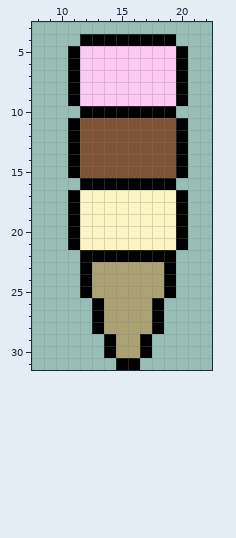
One commit to this pixel-art sprite: icon.png. Above: the version before the commit.
Shown: x 8..22, y 3..31.
After:
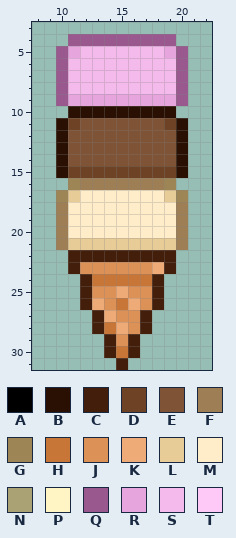
Palette (. is transparent): A #000000  B #291003  C #431e0a  D #6e4325  E #7f5335  F #9e7f55  G #9e8555  H #c77638  J #dc9157  K #eeab78  L #e8cc97  M #ffedca  N #aaa174  P #fff4c4  Q #99598f  R #e6a5dc  S #f5baec  T #ffc9f7
Diff:
file 128x128 -> 32x32 pixels (blocks of 4x4 -> 1x1; one block is one cell here)
@@ x 8..22 @@
  3 ...............
- 4 ....AAAAAAAA...
- 5 ...ATTTTTTTTA..
- 6 ...ATTTTTTTTA..
- 7 ...ATTTTTTTTA..
- 8 ...ATTTTTTTTA..
- 9 ...ATTTTTTTTA..
-10 ....AAAAAAAA...
-11 ...AEEEEEEEEA..
-12 ...AEEEEEEEEA..
-13 ...AEEEEEEEEA..
-14 ...AEEEEEEEEA..
-15 ...AEEEEEEEEA..
-16 ....AAAAAAAA...
-17 ...APPPPPPPPA..
-18 ...APPPPPPPPA..
-19 ...APPPPPPPPA..
-20 ...APPPPPPPPA..
-21 ...APPPPPPPPA..
-22 ....AAAAAAAA...
-23 ....ANNNNNNA...
-24 ....ANNNNNNA...
-25 ....ANNNNNNA...
-26 .....ANNNNA....
-27 .....ANNNNA....
-28 .....ANNNNA....
-29 ......ANNA.....
-30 ......ANNA.....
-31 .......AA......
+ 4 ...QQQQQQQQQ...
+ 5 ..QRSSSSSSSRQ..
+ 6 ..QSSSSSSSSSQ..
+ 7 ..QSSSSSSSSSQ..
+ 8 ..QSSSSSSSSSQ..
+ 9 ..QRRRRRRRRRQ..
+10 ...BBBBBBBBB...
+11 ..BDEEEEEEEDB..
+12 ..BEEEEEEEEEB..
+13 ..BEEEEEEEEEB..
+14 ..BEEEEEEEEEB..
+15 ..BDDDDDDDDDB..
+16 ...GFFFFFFFG...
+17 ..GLMMMMMMMLG..
+18 ..FMMMMMMMMMF..
+19 ..FMMMMMMMMMF..
+20 ..FMMMMMMMMMF..
+21 ..FLLLLLLLLLF..
+22 ...CCCCCCCCC...
+23 ...CJJJJJJKC...
+24 ....CHHHHHC....
+25 ....CJJKJJC....
+26 ....CKJHKJC....
+27 .....CKJJC.....
+28 .....CHKJC.....
+29 ......CJC......
+30 ......CHC......
+31 .......C.......
